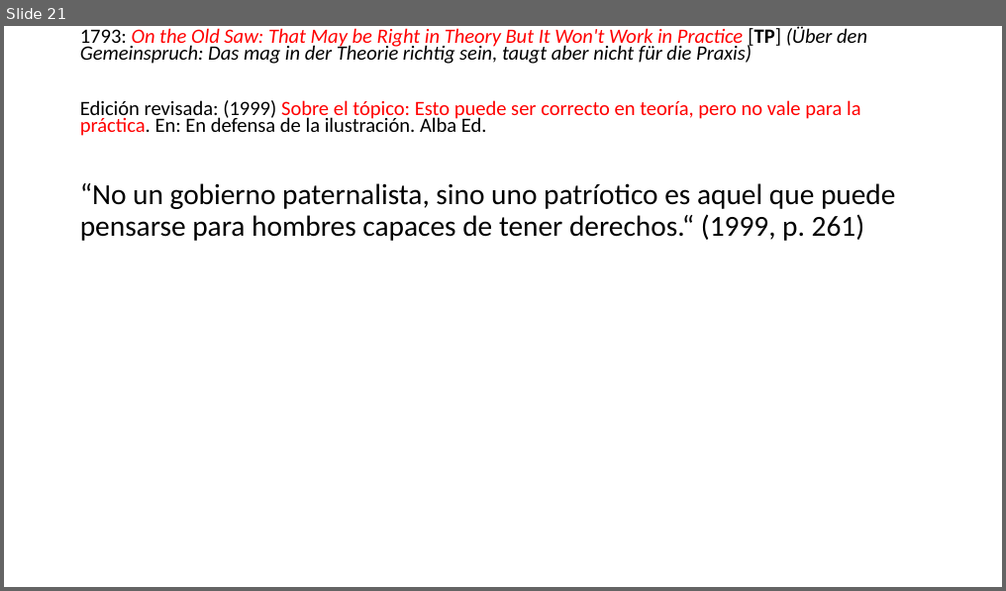
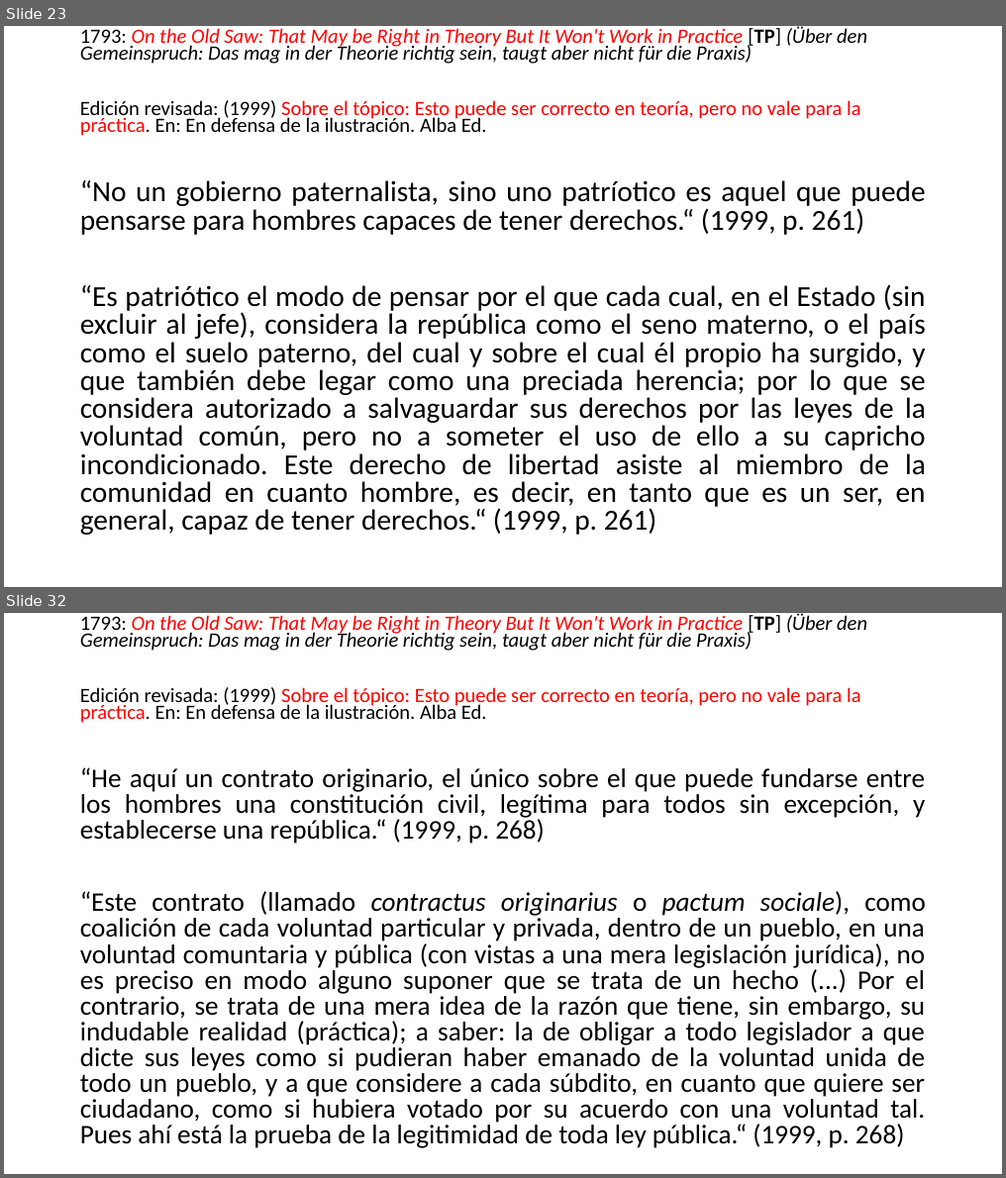
Before and after one commit to zaboltar/ArchaeologyJourney, a slide deck: DigSite/New Arcaism/uarm 2025 2/kant republica ciudadanía.pptx. Shown one above the other, each under a label of ours: slide 21 before the commit, slides 23 and 32 after it; the slides between them are not shown. The pictures are 1006x591 and 1006x1178 pixels, drawn with LibreOffice and Linux fonts; fonts in the diff are those of the drawing. Boxes give left, top, right and bottom in pixels: in the first picture for what was removed or moved away, otherwise in the second. Text is boxed around its words. In the diff, an @@ line names an element or a change of style, - is before the commit and + after.

```diff
--- a/DigSite/New Arcaism/uarm 2025 2/kant republica ciudadanía.pptx
+++ b/DigSite/New Arcaism/uarm 2025 2/kant republica ciudadanía.pptx
@@ slide 32 added at box(4, 613, 1002, 1174), background #FFFFFF @@
@@ text added at box(80, 613, 867, 723), 19.6 pt, text #000000, italic @@
+1793: On the Old Saw: That May be Right in Theory But It Won't Work in Practice [TP] (Über den Gemeinspruch: Das mag in der Theorie richtig sein, taugt aber nicht für die Praxis)
+Edición revisada: (1999) Sobre el tópico: Esto puede ser correcto en teoría, pero no vale para la práctica. En: En defensa de la ilustración. Alba Ed.
@@ text added at box(80, 767, 926, 1149), 25.9 pt, text #000000 @@
+“He aquí un contrato originario, el único sobre el que puede fundarse entre los hombres una constitución civil, legítima para todos sin excepción, y establecerse una república.“ (1999, p. 268)
+“Este contrato (llamado contractus originarius o pactum sociale), como coalición de cada voluntad particular y privada, dentro de un pueblo, en una voluntad comuntaria y pública (con vistas a una mera legislación jurídica), no es preciso en modo alguno suponer que se trata de un hecho (...) Por el contrario, se trata de una mera idea de la razón que tiene, sin embargo, su indudable realidad (práctica); a saber: la de obligar a todo legislador a que dicte sus leyes como si pudieran haber emanado de la voluntad unida de todo un pueblo, y a que considere a cada súbdito, en cuanto que quiere ser ciudadano, como si hubiera votado por su acuerdo con una voluntad tal. Pues ahí está la prueba de la legitimidad de toda ley pública.“ (1999, p. 268)
@@ what was slide 21 is now slide 23 @@
@@ slide 23 changed as well @@
@@ text at box(80, 180, 925, 235): alignment left to justified; line spacing 0.9 to 0.8 @@
@@ text at box(80, 284, 926, 535): paragraph added @@
+“Es patriótico el modo de pensar por el que cada cual, en el Estado (sin excluir al jefe), considera la república como el seno materno, o el país como el suelo paterno, del cual y sobre el cual él propio ha surgido, y que también debe legar como una preciada herencia; por lo que se considera autorizado a salvaguardar sus derechos por las leyes de la voluntad común, pero no a someter el uso de ello a su capricho incondicionado. Este derecho de libertad asiste al miembro de la comunidad en cuanto hombre, es decir, en tanto que es un ser, en general, capaz de tener derechos.“ (1999, p. 261)
```
Also in this commit, not shown: 21 other slides changed, 14 other slides added, 28 other files.
